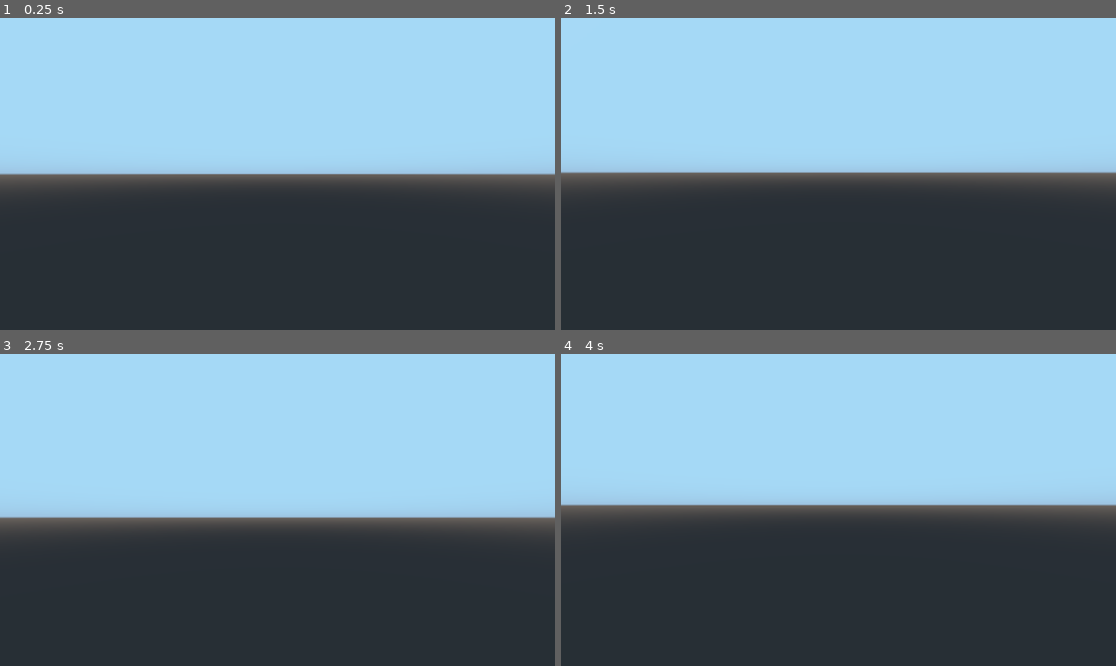
Above: before the commit, frames 1-4 (two rows, left to right).
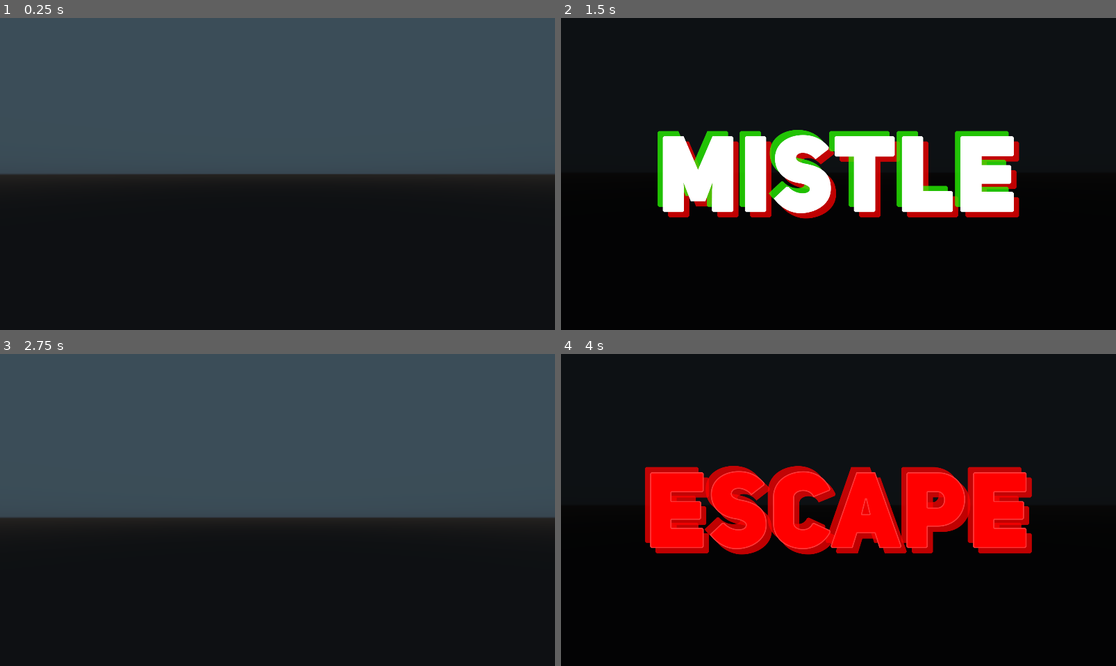
Above: after the commit, the same moments.

Repository: Keiron-Beadle/3TG_Nov_2022
Game: Godot game, scene res://FirstLevel.tscn
Same seed, same stepped clock (60 frames per second), same inputs: the game is played once before the commit and once after it.
Inputs (mouse positions are in pixels of both pictures, inside the frame that each line leads up to):
- Up to frame 1 (0.25 s): no input
- Up to frame 2 (1.5 s): tap Enter at 0.5 s; move the mouse to (866, 174) at 0.52 s; hold W (forward) from 0.53 s (still down); click (866, 174) at 0.67 s; tap Space (jump) at 0.77 s; move the mouse to (810, 174) at 1.27 s
- Up to frame 3 (2.75 s): keep holding W (forward); tap Space (jump) at 1.52 s; tap Backspace (restart) at 2 s; move the mouse to (288, 503) at 2.02 s
- Up to frame 4 (4 s): keep holding W (forward); tap Backspace (restart) at 2.75, 3.5 s; move the mouse to (832, 516) at 2.77 s; click (832, 516) at 2.92 s; tap Space (jump) at 3.02, 3.77 s; move the mouse to (877, 513) at 3.52 s

The runs differ from the first frame. In frame 1, 100% of the frame differs, in the area x 0-100%, y 0-100%; in frame 2, 100%; in frame 3, 100%; in frame 4, 100%.

Commit message:
Cranked 90s

Diff:
--- a/Game/FirstLevel.tscn
+++ b/Game/FirstLevel.tscn
@@ -7,6 +7,7 @@
 [ext_resource path="res://Resources/Textures/Bark_06_basecolor.jpg" type="Texture" id=5]
 [ext_resource path="res://Resources/Textures/Bark_06_ambientOcclusion.jpg" type="Texture" id=6]
 [ext_resource path="res://default_env.tres" type="Environment" id=7]
+[ext_resource path="res://FlashScreenOpen.tscn" type="PackedScene" id=8]
 
 [sub_resource type="CapsuleShape" id=1]
 radius = 0.5
@@ -180,3 +181,5 @@
 omni_range = 23.0632
 
 [node name="Enemies" type="Spatial" parent="."]
+
+[node name="Control" parent="." instance=ExtResource( 8 )]
--- /dev/null
+++ b/Game/FlashScreenOpen.gd
@@ -0,0 +1,36 @@
+extends Control
+
+
+# Declare member variables here. Examples:
+# var a = 2
+# var b = "text"
+var frame_count = 0
+var cur_flashscreen = 0
+var cur_flashes = 0
+var flash_screens = []
+
+# Called when the node enters the scene tree for the first time.
+func _ready():
+	flash_screens.append($Thing1)
+	flash_screens.append($Thing2)
+	flash_screens.append($Thing3)
+	flash_screens.append($Thing3)
+	Engine.time_scale = 0.25
+
+
+func _process(delta):
+	if(frame_count > 0.1):
+		frame_count = 0
+		cur_flashes += 1
+
+		var flashscreen = flash_screens[cur_flashscreen]
+		flashscreen.visible = not flashscreen.visible
+
+		if(cur_flashes == 4):
+			cur_flashes = 0
+			cur_flashscreen += 1
+
+			if cur_flashscreen >= len(flash_screens):
+				queue_free()
+
+	frame_count += delta
--- /dev/null
+++ b/Game/FlashScreenOpen.tscn
@@ -0,0 +1,41 @@
+[gd_scene load_steps=6 format=2]
+
+[ext_resource path="res://Resources/Images/thing1.png" type="Texture" id=1]
+[ext_resource path="res://FlashScreenOpen.gd" type="Script" id=2]
+[ext_resource path="res://Resources/Images/thing2.png" type="Texture" id=3]
+[ext_resource path="res://Resources/Images/thing3.png" type="Texture" id=4]
+[ext_resource path="res://Resources/Sounds/background.mp3" type="AudioStream" id=5]
+
+[node name="FlashScreenOpen" type="Control"]
+anchor_right = 1.0
+anchor_bottom = 1.0
+script = ExtResource( 2 )
+
+[node name="ColorRect" type="ColorRect" parent="."]
+margin_right = 1920.0
+margin_bottom = 1080.0
+color = Color( 0, 0, 0, 0.643137 )
+
+[node name="Thing1" type="TextureRect" parent="."]
+visible = false
+margin_right = 1920.0
+margin_bottom = 1080.0
+texture = ExtResource( 1 )
+
+[node name="Thing2" type="TextureRect" parent="."]
+visible = false
+margin_right = 1920.0
+margin_bottom = 1080.0
+texture = ExtResource( 3 )
+
+[node name="Thing3" type="TextureRect" parent="."]
+visible = false
+margin_right = 1920.0
+margin_bottom = 1080.0
+texture = ExtResource( 4 )
+
+[node name="AudioStreamPlayer2D" type="AudioStreamPlayer2D" parent="."]
+stream = ExtResource( 5 )
+autoplay = true
+
+[connection signal="resized" from="." to="." method="_on_FlashScreenOpen_resized"]
Not shown: 1 places in Game/FirstLevel.tscn that only renumber resources
Binary file added: Game/Resources/Images/thing1.png
Not shown, added: Game/Resources/Images/thing1.png.import
Binary file added: Game/Resources/Images/thing2.png
Not shown, added: Game/Resources/Images/thing2.png.import
Binary file added: Game/Resources/Images/thing3.png
Not shown, added: Game/Resources/Images/thing3.png.import
Not shown, added: Game/Resources/Sounds/background.mp3.import
Not shown, added: Game/Resources/Sounds/background.mp3
